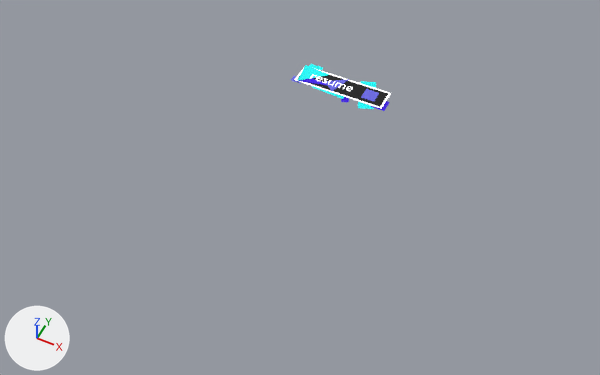
Two versions of the Blender file Projet-NSI/Assets/Blender/gui/bouton.blend, one commit apart.
One viewpoint serves both versions: a 50 mm camera at (8.61, -20.57, 19.53) aimed at (0.35, -4.05, -1.12). Arrows for +X, +Y and +Z are at lower left; the lights stay in place. Text is drawn in Blender's own font.

Before the edit, the objects in view are built like this:
```python
ob_cube = bpy.data.objects.new('Cube', me_cube_001)
ob_cube.location = (0.0, 0.0, 0.0)
ob_cube.scale = (1.68, 0.448, 0.001)
ob_cube_001 = bpy.data.objects.new('Cube.001', me_cube)
ob_cube_001.location = (0.95, 0.0, -0.02)
ob_cube_001.rotation_euler = (0.0, 0.0, 0.339)  # degrees (0, 0, 19)
ob_cube_001.scale = (0.279, 0.71, 0.001)
ob_cube_002 = bpy.data.objects.new('Cube.002', me_cube_002)
ob_cube_002.location = (-1.3, 0.38, -0.01)
ob_cube_002.scale = (0.25, 0.25, 0.001)
ob_cube_003 = bpy.data.objects.new('Cube.003', me_cube_003)
ob_cube_003.location = (-0.32, -0.25, -0.01)
ob_cube_003.rotation_euler = (0.0, 0.0, -0.0659)  # degrees (0, 0, -3.8)
ob_cube_003.scale = (0.618, 0.296, 0.001)
ob_cube_004 = bpy.data.objects.new('Cube.004', me_cube_004)
ob_cube_004.location = (-1.53, 0.03, 0.02)
ob_cube_004.rotation_euler = (0.0, 0.0, 0.339)  # degrees (0, 0, 19)
ob_cube_004.scale = (0.174, 0.443, 0.000624)
ob_cube_005 = bpy.data.objects.new('Cube.005', me_cube_005)
ob_cube_005.location = (-1.22, -0.48, 0.01)
ob_cube_005.rotation_euler = (0.0, 0.0, 0.339)  # degrees (0, 0, 19)
ob_cube_005.scale = (0.174, 0.443, 0.000624)
ob_cube_006 = bpy.data.objects.new('Cube.006', me_cube_006)
ob_cube_006.location = (1.56, -0.25, -0.01)
ob_cube_006.scale = (0.25, 0.25, 0.001)
ob_cube_009 = bpy.data.objects.new('Cube.009', me_cube_009)
ob_cube_009.location = (1.06, 0.01, 0.01)
ob_cube_009.scale = (0.25, 0.25, 0.001)
ob_texte = bpy.data.objects.new('Texte', txt_texte)
ob_texte.location = (-1.25, -0.15, 0.03)
ob_texte.scale = (0.553, 0.553, 0.553)
```
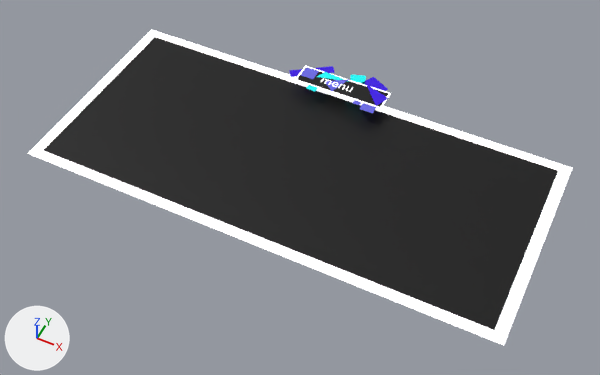
Pixel boxes [x1, y1, x2, y2] of what changed, in the pictures (600 x 375 px):
'Cube.023', added (black)
    after: [27, 29, 572, 346]
'Cube.009', moved, turned, rescaled
    before: [361, 89, 379, 102]
    after: [361, 77, 388, 91]
'Cube.001', moved, rescaled
    before: [358, 81, 376, 109]
    after: [350, 75, 366, 85]
'Cube.004', deleted
    before: [298, 65, 329, 80]
'Cube.005', moved
    before: [298, 78, 327, 85]
    after: [317, 72, 350, 82]
'Cube.002', moved, rescaled
    before: [309, 64, 323, 70]
    after: [289, 66, 335, 77]
'Cube.016', added
    after: [366, 84, 388, 106]
'Cube.006', moved
    before: [371, 101, 390, 111]
    after: [360, 103, 376, 113]
'Texte', moved
    before: [310, 74, 353, 91]
    after: [321, 78, 353, 92]
'Cube.003', moved
    before: [312, 86, 344, 99]
    after: [306, 85, 318, 92]

The change, as a list of edits to the scene's bpy script:
```text
Add me_cube_034:
    me_cube_034.from_pydata([(-1.0, -0.97, -1.0), (-0.95, -0.88, 1.0), (-1.0, 0.97, -1.0), (-0.95, 0.88, 1.0), (1.0, -0.97, -1.0), (0.95, -0.88, 1.0), (1.0, 0.97, -1.0), (0.95, 0.88, 1.0)], [], [(0, 1, 3, 2), (2, 3, 7, 6), (6, 7, 5, 4), (4, 5, 1, 0), (2, 6, 4, 0), (7, 3, 1, 5)])
    for i in [*range(0, 4)]: me_cube_034.polygons[i].material_index = 1
    me_cube_034.materials.append(mat_base)  # black #000000
    me_cube_034.materials.append(mat_texte)  # white #e7e7e7
Add me_cube_027:
    me_cube_027.from_pydata([(3.73, -1.22, -1.0), (3.73, -1.22, 1.0), (0.0, 1.0, -1.0), (0.0, 1.0, 1.0), (5.39, 0.01, -1.0), (5.39, 0.01, 1.0)], [], [(0, 1, 3, 2), (2, 3, 5, 4), (4, 5, 1, 0), (2, 4, 0), (3, 1, 5)])
    me_cube_027.materials.append(mat_bleu_foncé)  # purple #3a00e7
Change ob_cube_001:
    ob_cube_001.location: (0.95, 0.0, -0.02) -> (0.43, 0.32, -0.02)
    ob_cube_001.scale: (0.279, 0.71, 0.001) -> (0.272, 0.544, 0.001)
Change ob_cube_002:
    ob_cube_002.location: (-1.3, 0.38, -0.01) -> (-1.32, 0.26, -0.01)
    ob_cube_002.scale: (0.25, 0.25, 0.001) -> (-0.797, -0.179, 0.001)
Change ob_cube_003:
    ob_cube_003.location: (-0.32, -0.25, -0.01) -> (-0.91, -0.37, -0.01)
Remove ob_cube_004:
    ob_cube_004 = bpy.data.objects.new('Cube.004', me_cube_004)
    ob_cube_004.location = (-1.53, 0.03, 0.02)
    ob_cube_004.rotation_euler = (0.0, 0.0, 0.339)  # degrees (0, 0, 19)
    ob_cube_004.scale = (0.174, 0.443, 0.000624)
Change ob_cube_005:
    ob_cube_005.location: (-1.22, -0.48, 0.01) -> (-0.71, 0.02, 0.01)
Change ob_cube_006:
    ob_cube_006.location: (1.56, -0.25, -0.01) -> (1.25, -0.54, -0.01)
Change ob_cube_009:
    ob_cube_009.location: (1.06, 0.01, 0.01) -> (0.94, 0.45, -0.02)
    ob_cube_009.rotation_euler: (0.0, 0.0, 0.0) -> (0.0, 0.0, -0.481)  # degrees (0, 0, 0) -> degrees (0, 0, -28)
    ob_cube_009.scale: (0.25, 0.25, 0.001) -> (0.414, 0.405, 0.001)
Change ob_texte:
    ob_texte.location: (-1.25, -0.15, 0.03) -> (-0.82, -0.17, 0.03)
Add ob_cube_023:
    ob_cube_023 = bpy.data.objects.new('Cube.023', me_cube_034)
    ob_cube_023.location = (0.0, -3.5, -0.5)
    ob_cube_023.scale = (8.25, 3.88, 0.00491)
Add ob_cube_016:
    ob_cube_016 = bpy.data.objects.new('Cube.016', me_cube_027)
    ob_cube_016.location = (0.76, 0.03, 0.02)
    ob_cube_016.rotation_euler = (0.0, 0.0, 0.116)  # degrees (0, 0, 6.6)
    ob_cube_016.scale = (0.174, 0.443, 0.000624)
```
